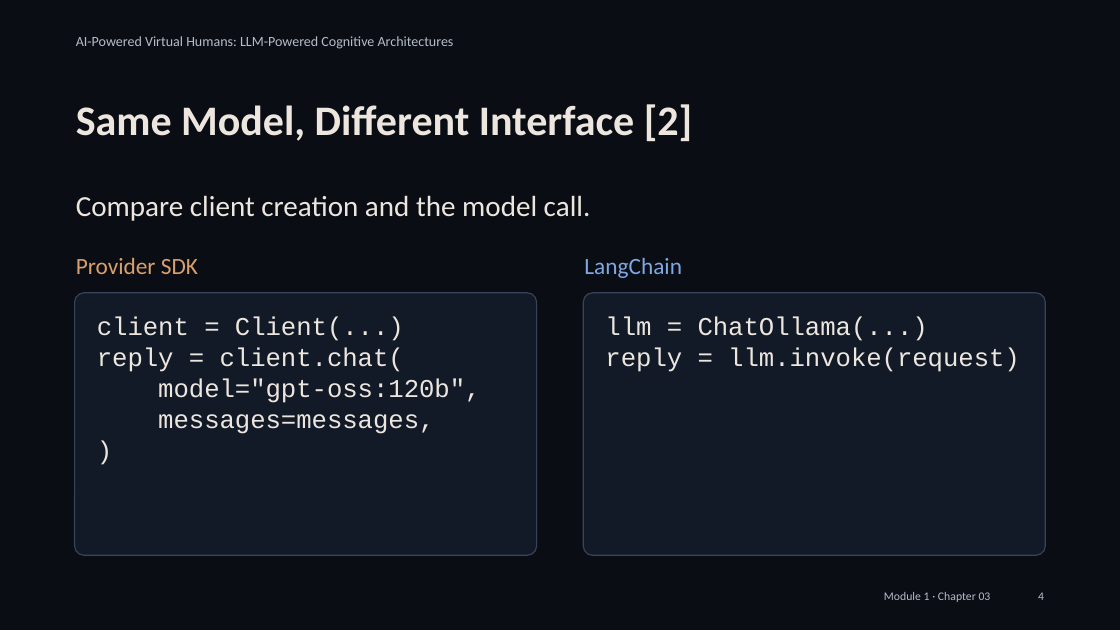
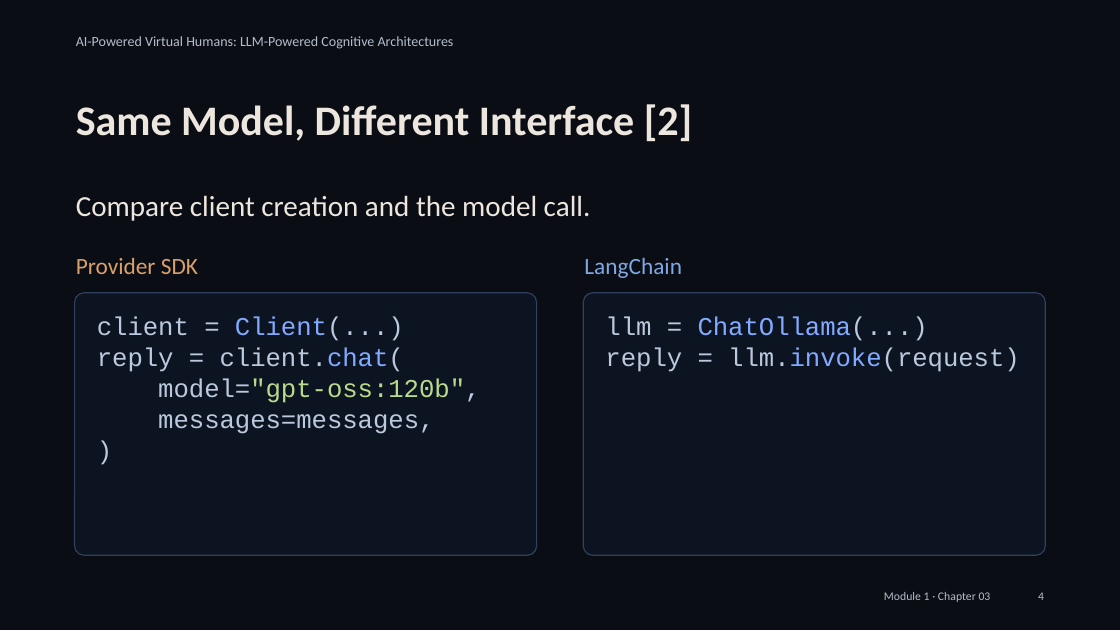
Before and after one commit to alessandropec/virtual-humans-cognitive-architectures, a slide deck: slide 4 of virtual_human_course/Module_1/Chapter_03/Slides/Module_1_Chapter_03_Introduction_to_LangChain.pptx. Drawn at 1120x630 pixels with LibreOffice and Linux fonts; fonts in the diff are those of the drawing. Boxes give left, top, right and bottom in pixels: in the first picture for what was removed or moved away, otherwise in the second. Text is boxed around its words. In the diff, an @@ line names an element or a change of style, - is before the commit and + after.

```diff
--- a/virtual_human_course/Module_1/Chapter_03/Slides/Module_1_Chapter_03_Introduction_to_LangChain.pptx
+++ b/virtual_human_course/Module_1/Chapter_03/Slides/Module_1_Chapter_03_Introduction_to_LangChain.pptx
@@ rounded rectangle at (x1=75, y1=292, x2=536, y2=554): fill #121A27 to #0D1421; outline #3A4458 0.75 pt to #30415D 0.75 pt @@
@@ rounded rectangle at (x1=584, y1=292, x2=1045, y2=554): fill #121A27 to #0D1421; outline #3A4458 0.75 pt to #30415D 0.75 pt @@
@@ text "client = Client(...)" at (x1=97, y1=317, x2=480, y2=434): text colour #ECE6DE to #BAC9DD in "client = Client(...)", "reply = client.chat(", "model="gpt-oss:120b",", "messages=messages," and 1 more places; text colour #ECE6DE to #82AAFF in "Client(...)", "client.chat("; text colour #ECE6DE to #B9DA8B in "model="gpt-oss:120b"," @@
@@ text "llm = ChatOllama(...)" at (x1=605, y1=317, x2=1020, y2=372): text colour #ECE6DE to #BAC9DD in "llm = ChatOllama(...)", "reply = llm.invoke(request)"; text colour #ECE6DE to #82AAFF in "ChatOllama(...)", "llm.invoke(request)" @@
```
Also in this commit, not shown: 13 other slides changed, 17 other files.
